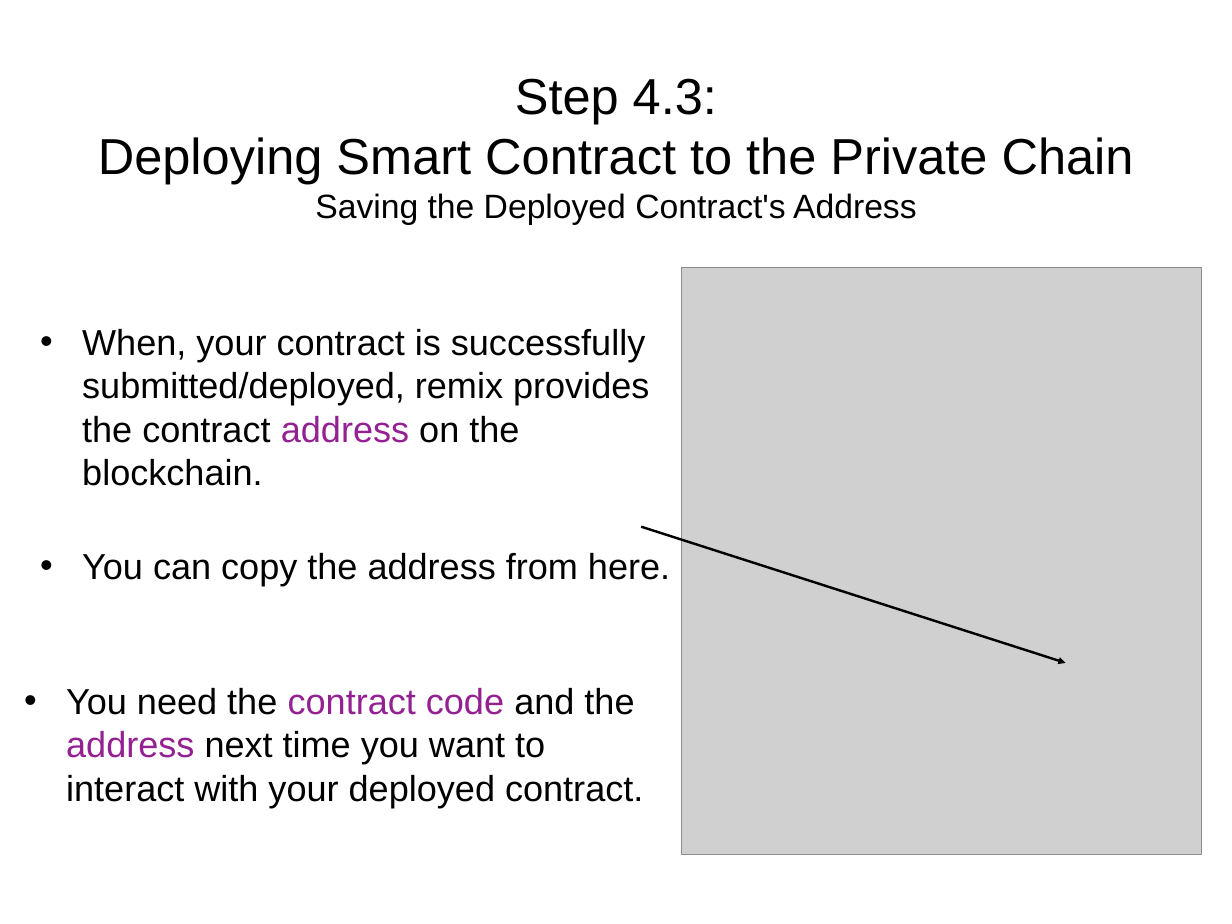
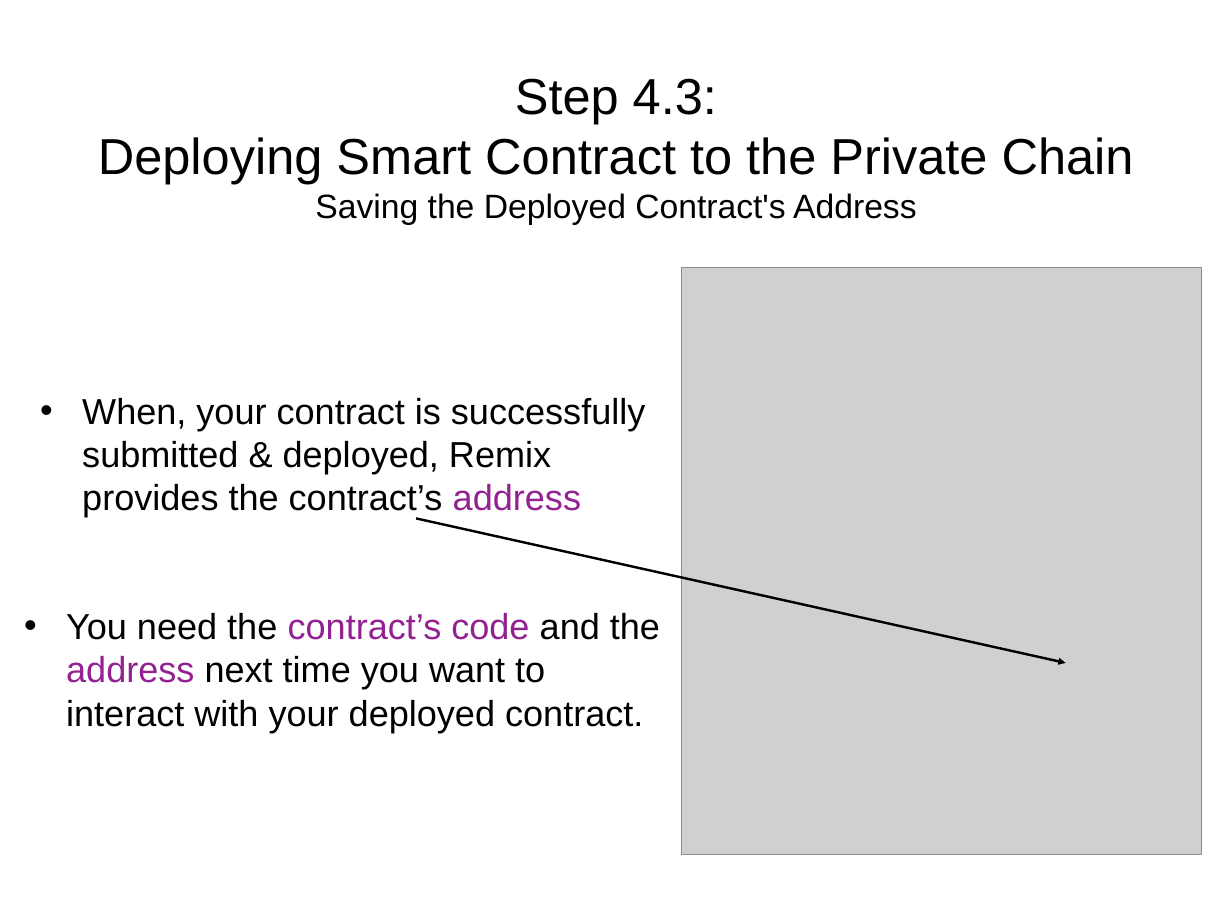
Before and after one commit to solegga/blockchaincourse, a slide deck: slide 18 of How_to_connect_to_university_of_edinburgh_private_blockchain.pptx (slide 15 before the commit). Drawn at 1232x924 pixels with LibreOffice and Linux fonts; fonts in the diff are those of the drawing; grey boxes stand for pictures. Boxes give left, top, right and bottom in pixels: in the first picture for what was removed or moved away, otherwise in the second. Text is boxed around its words. In the diff, an @@ line names an element or a change of style, - is before the commit and + after.

```diff
--- a/How_to_connect_to_university_of_edinburgh_private_blockchain.pptx
+++ b/How_to_connect_to_university_of_edinburgh_private_blockchain.pptx
@@ text at box(82, 398, 645, 517): text changed @@
-• When, your contract is successfully submitted/deployed, remix provides the contract address on the blockchain.
-• You can copy the address from here.
+• When, your contract is successfully submitted & deployed, Remix provides the contract’s address
@@ freeform shape: place and size @@
-freeform shape at box(641, 527, 1066, 663)
+freeform shape at box(416, 518, 1066, 663)
@@ text at box(66, 613, 660, 733): text changed @@
-• You need the contract code and the address next time you want to interact with your deployed contract.
+• You need the contract’s code and the address next time you want to interact with your deployed contract.
```
Also in this commit, not shown: 12 other slides changed, 5 slides added, 1 other file.
